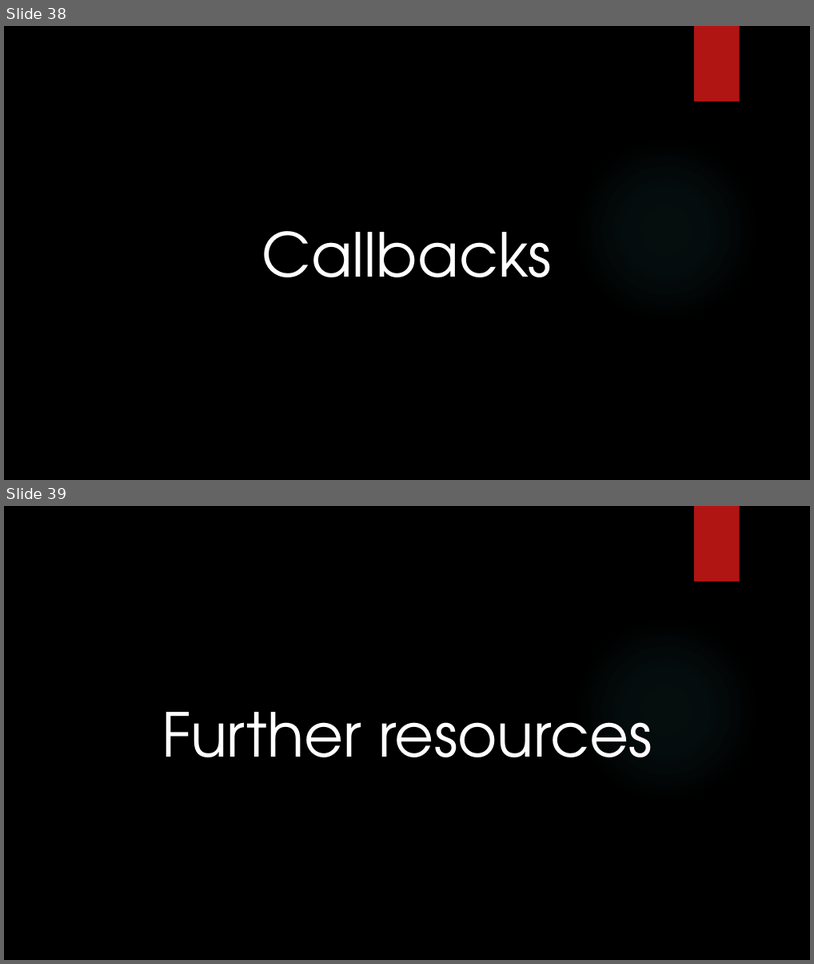
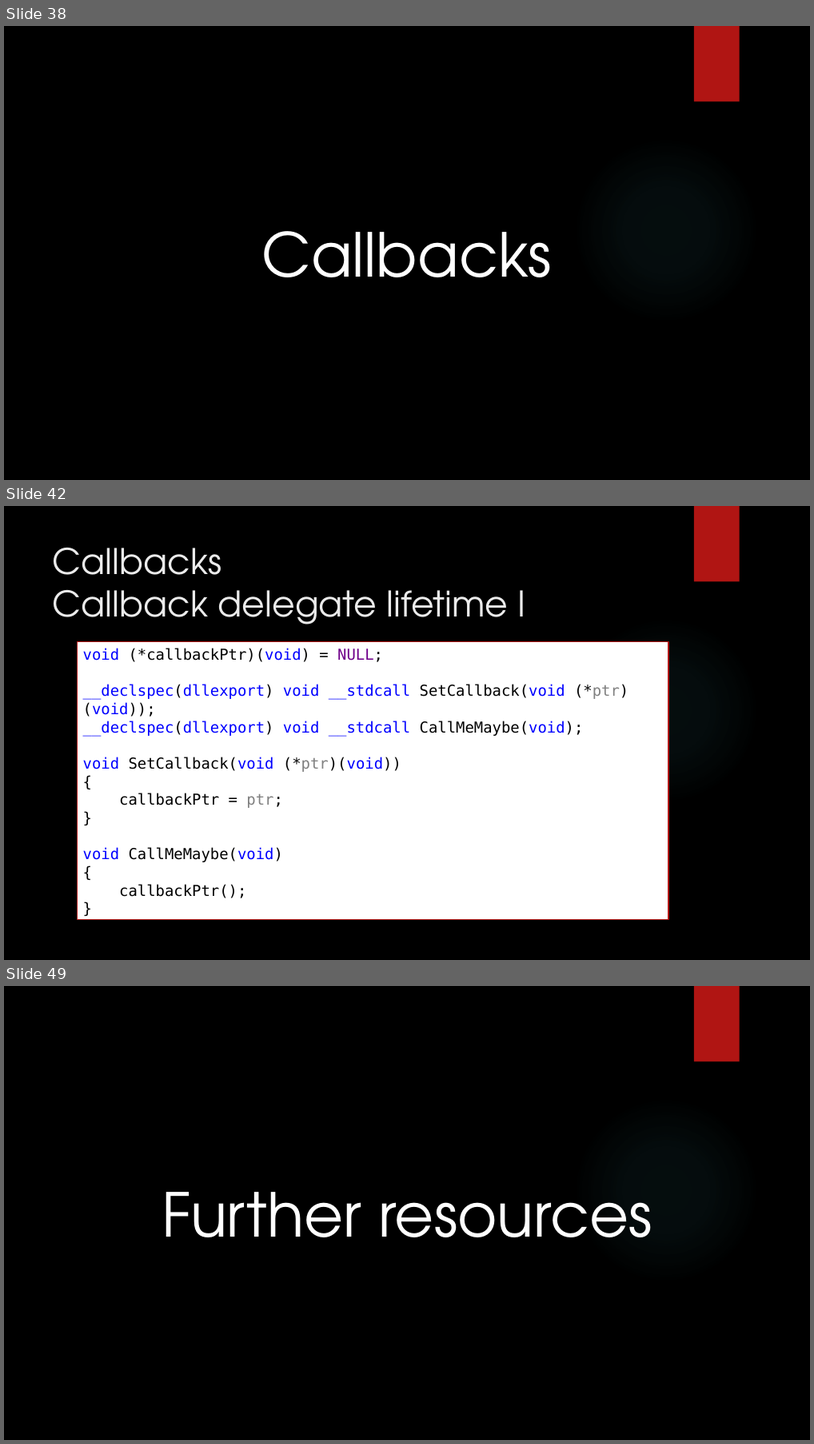
Before and after one commit to dennisdietrich/UnsafeCSharp, a slide deck: doc/Introduction to unsafe C#.pptx. Shown one above the other, each under a label of ours: slides 38 and 39 before the commit, slides 38, 42 and 49 after it; the slides between them are not shown. The pictures are 814x964 and 814x1444 pixels, drawn with LibreOffice and Linux fonts; fonts in the diff are those of the drawing; background and template pictures are left out. Boxes give left, top, right and bottom in pixels: in the first picture for what was removed or moved away, otherwise in the second. Text is boxed around its words. In the diff, an @@ line names an element or a change of style, - is before the commit and + after.

Commit message:
Added slides about callbacks (issue #4)

```diff
--- a/doc/Introduction to unsafe C#.pptx
+++ b/doc/Introduction to unsafe C#.pptx
@@ slide 42 added at (4, 506, 810, 960), background picture (left out); not listed: 2 template elements that a slide beside it also shows @@
@@ title added at (53, 548, 526, 624), 42 pt, text #EBEBEB @@
+Callbacks
+Callback delegate lifetime I
@@ rectangle added at (77, 642, 669, 920), fill #FFFFFF, outline #B01513 1.25 pt, 18 pt, text #000000 @@
+void (*callbackPtr)(void) = NULL;
+__declspec(dllexport) void __stdcall SetCallback(void (*ptr)(void));
+__declspec(dllexport) void __stdcall CallMeMaybe(void);
+void SetCallback(void (*ptr)(void))
+{
+callbackPtr = ptr;
+}
+void CallMeMaybe(void)
+{
+callbackPtr();
+}
@@ what was slide 39 is now slide 49 @@
```
Also in this commit, not shown: 1 slide changed, 9 other slides added, 5 other files.
